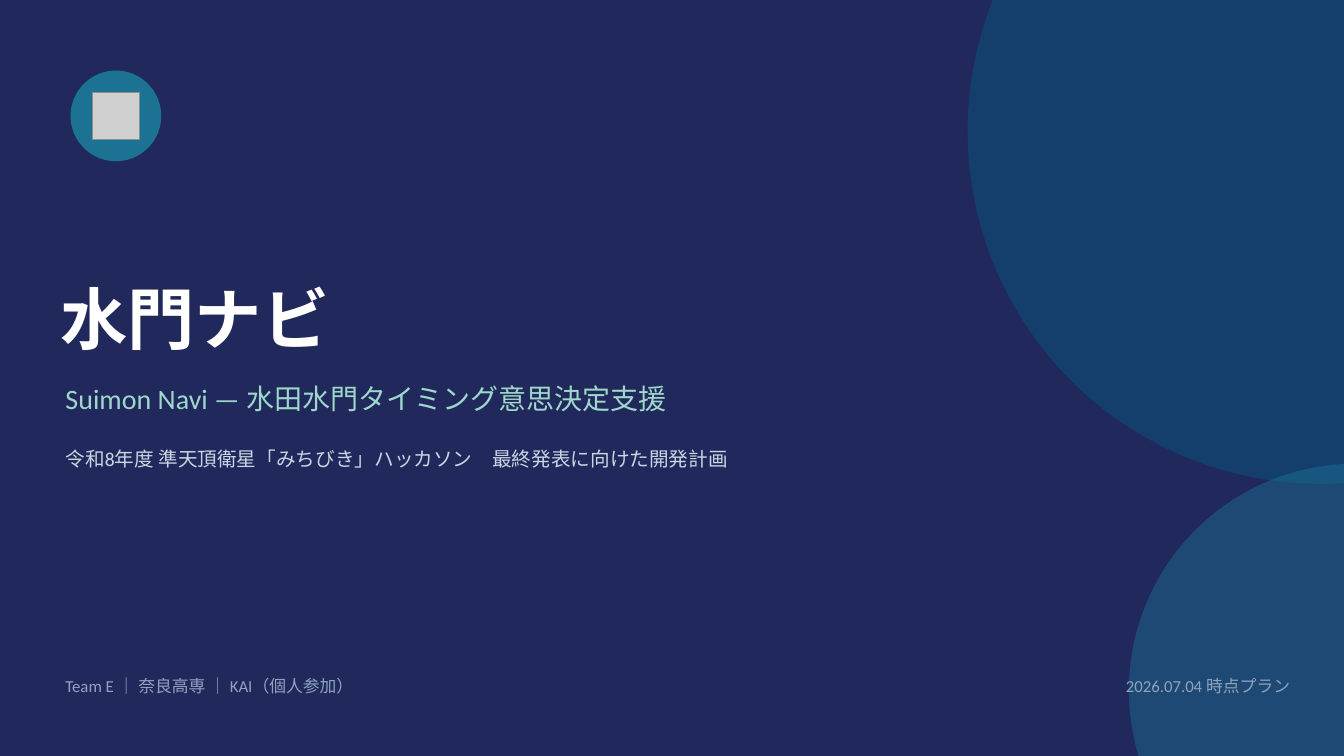
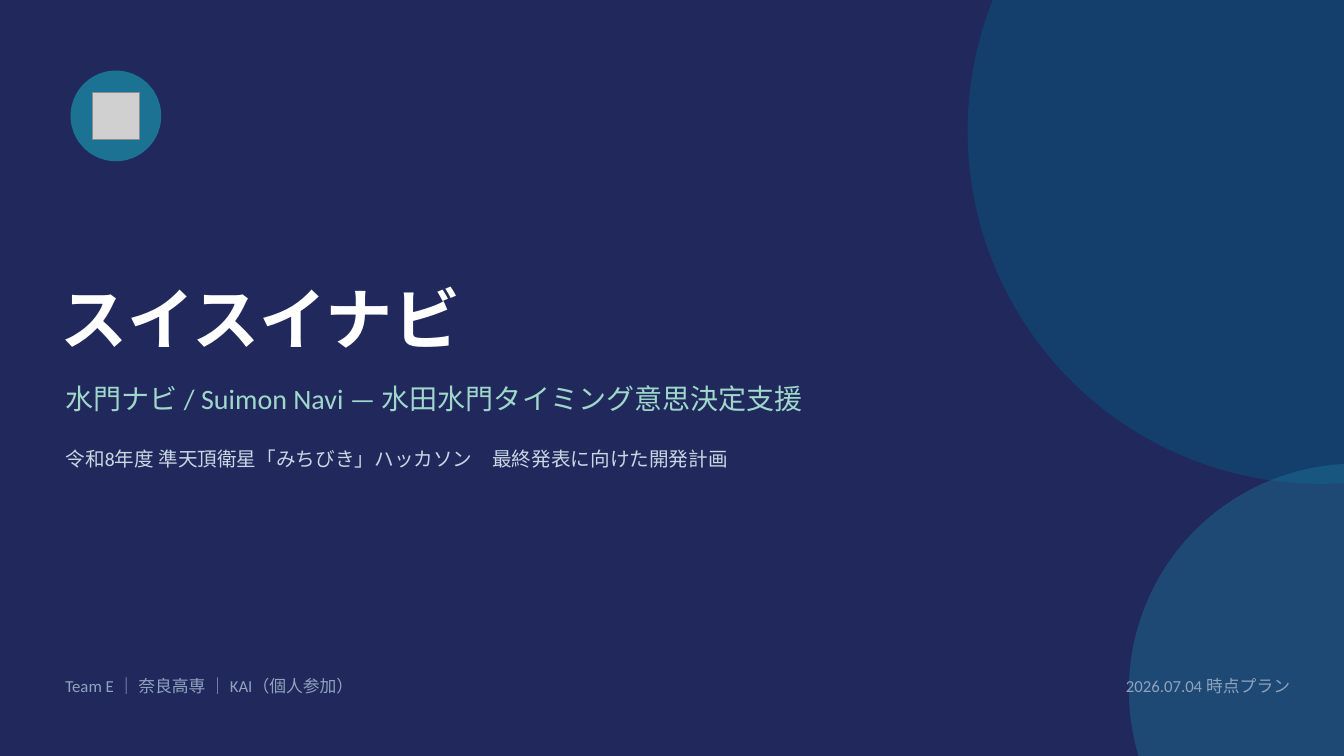
Before and after one commit to Klayertan/michibiki-suimon-navi, a slide deck: slide 1 of Suimon_Navi_Plan.pptx. Drawn at 1344x756 pixels with LibreOffice and Linux fonts; fonts in the diff are those of the drawing; grey boxes stand for pictures. Boxes give left, top, right and bottom in pixels: in the first picture for what was removed or moved away, otherwise in the second. Text is boxed around its words. In the diff, an @@ line names an element or a change of style, - is before the commit and + after.

Commit message:
スイスイナビ

```diff
--- a/Suimon_Navi_Plan.pptx
+++ b/Suimon_Navi_Plan.pptx
@@ text at (x1=60, y1=286, x2=460, y2=348): text changed @@
-水門ナビ
+スイスイナビ
@@ text at (x1=65, y1=385, x2=803, y2=412): text changed @@
-Suimon Navi — 水田水門タイミング意思決定支援
+水門ナビ / Suimon Navi — 水田水門タイミング意思決定支援
```
Also in this commit, not shown: 2 other slides changed, 3 other files.
